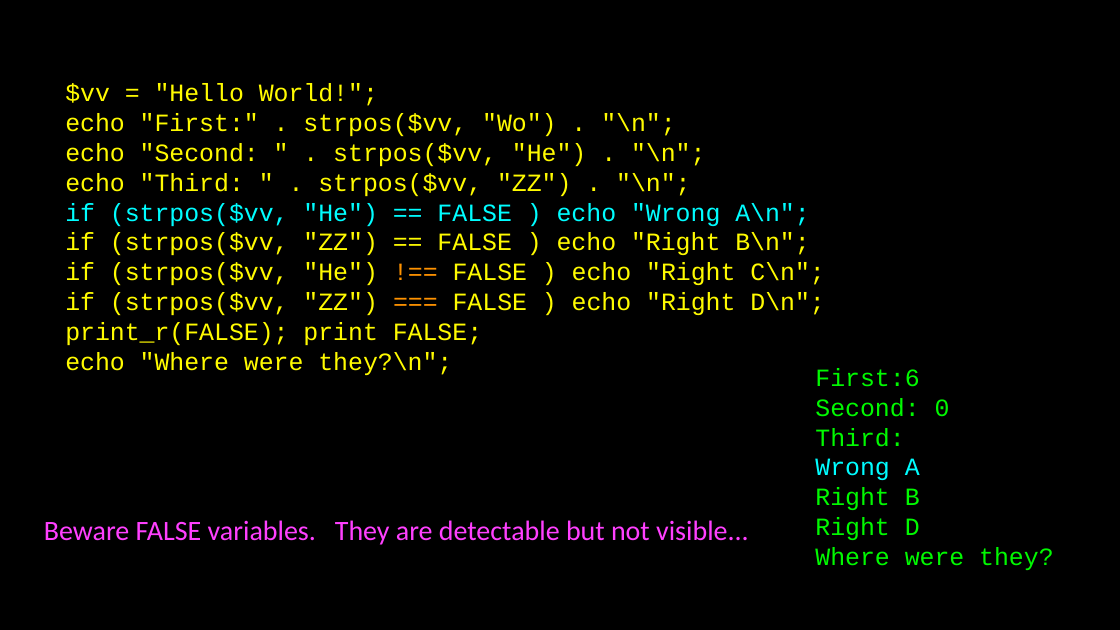
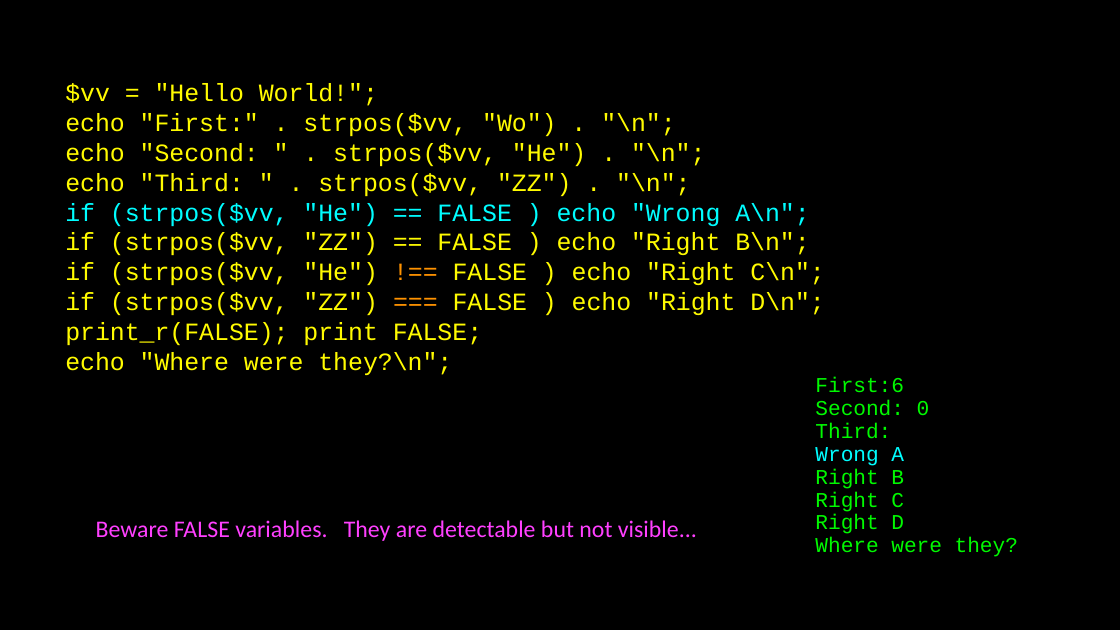
Before and after one commit to csev/wa4e, a slide deck: slide 33 of lectures/PHP-01-Overview.ppt. Drawn at 1120x630 pixels with LibreOffice and Linux fonts; fonts in the diff are those of the drawing. Boxes give left, top, right and bottom in pixels: in the first picture for what was removed or moved away, otherwise in the second. Text is boxed around its words. In the diff, an @@ line names an element or a change of style, - is before the commit and + after.

Commit message:
Slide updates

```diff
--- a/lectures/PHP-01-Overview.ppt
+++ b/lectures/PHP-01-Overview.ppt
@@ text in free at (815,377,1018,557): size 16 to 13.6 pt in "First:6", "Second: 0", "Third:", "Wrong A" and 3 more places; line spacing 1 to 0.9 @@
@@ text in free at (815,491,904,512): paragraph added @@
+Right C
@@ free "Beware FALSE variables. They are ..." at (19,511,775,549): size 18 to 15.3 pt; line spacing 1 to 0.9 @@
```
Also in this commit, not shown: 16 other slides changed.
